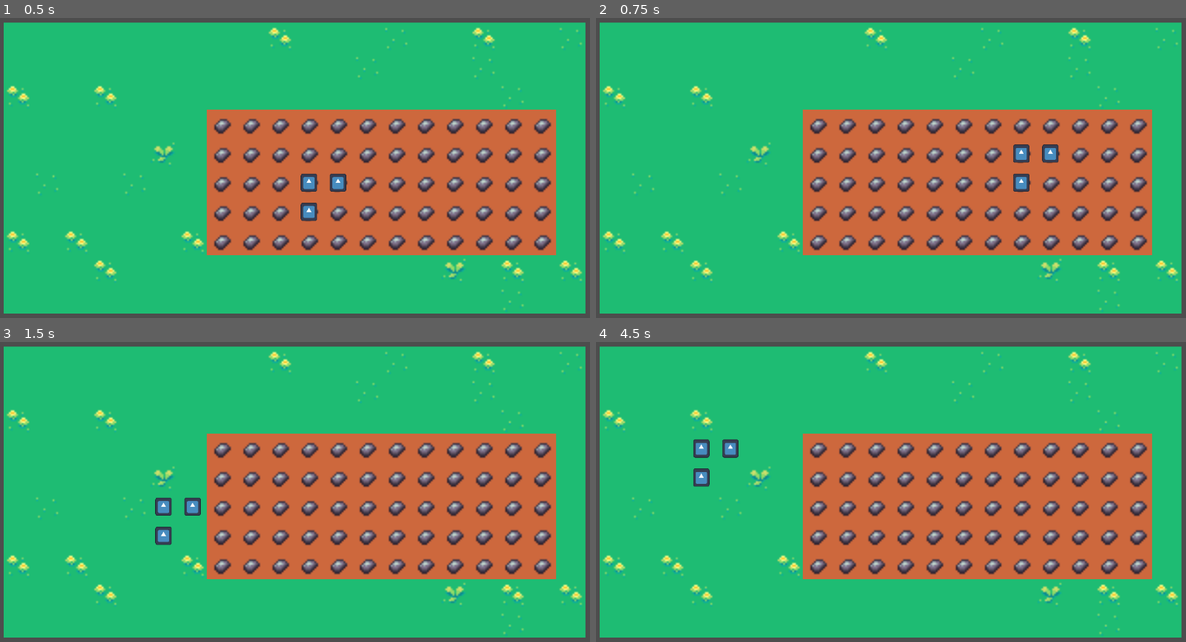
Above: before the commit, frames 1-4 (two rows, left to right).
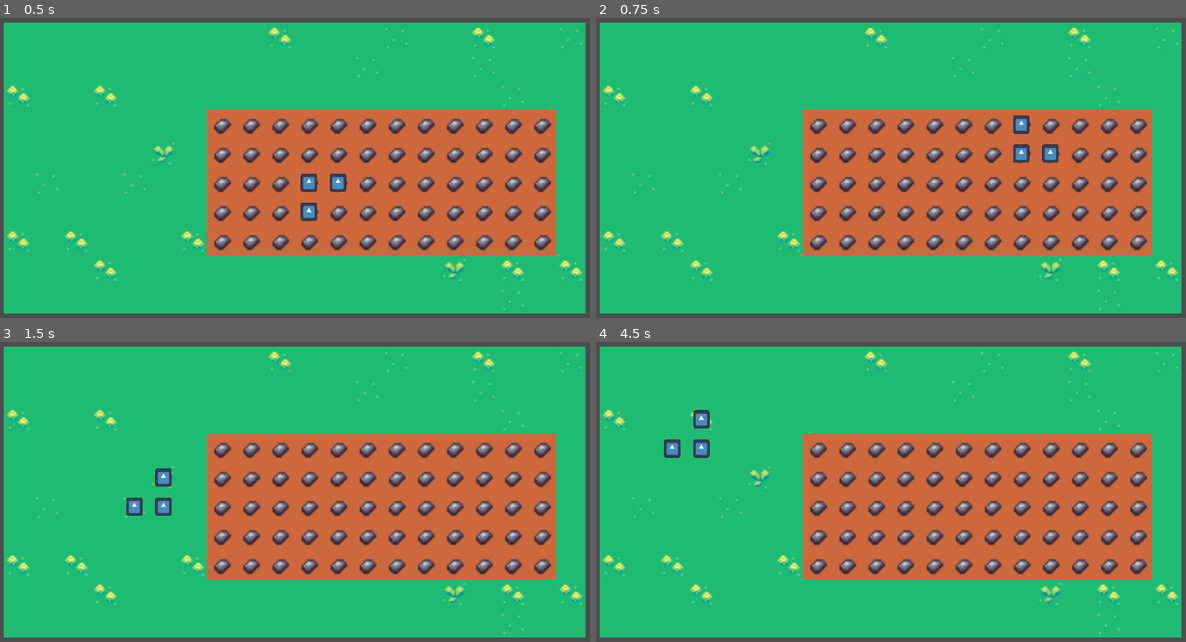
Above: after the commit, the same moments.

Repository: voodoozulu/Laki
Game: Godot game, scene res://scenes/farm.tscn
The game is run twice, just before and just after one commit, with the same random seed, the same clock (stepped at 60 frames per second) and the same inputs. The engine's default icon, where the game draws it, is replaced by a stand-in: a white triangle on a blue panel in a dark square.
Inputs (mouse positions are in pixels of both pictures, inside the frame that each line leads up to):
- Up to frame 1 (0.5 s): no input
- Up to frame 2 (0.75 s): tap Enter at 0.5 s; move the mouse to (1020, 159) at 0.52 s; tap E (action1, bound only after the commit) at 0.6 s
- Up to frame 3 (1.5 s): tap Space at 1.25 s; move the mouse to (177, 516) at 1.27 s; tap E (action1, bound only after the commit) at 1.35 s
- Up to frame 4 (4.5 s): tap Enter at 2, 3.5 s; move the mouse to (950, 426) at 2.02 s; tap E (action1, bound only after the commit) every 0.75 s from 2.1 to 4.35 s; tap Space at 2.75, 4.25 s; move the mouse to (861, 567) at 2.77 s; move the mouse to (1068, 549) at 3.52 s; move the mouse to (714, 450) at 4.27 s

Frame 1 is identical in both runs. In frame 2, 0.3% of the frame differs, in the area x 70-74%, y 32-58%; in frame 3, 0.7%, in the area x 21-35%, y 42-68%; in frame 4, 0.7%.

Commit message:
testing commit

Diff:
--- a/project.godot
+++ b/project.godot
@@ -14,3 +14,58 @@
 run/main_scene="res://scenes/farm.tscn"
 config/features=PackedStringArray("4.1", "Forward Plus")
 config/icon="res://icon.svg"
+
+[input]
+
+ui_left={
+"deadzone": 0.5,
+"events": [Object(InputEventKey,"resource_local_to_scene":false,"resource_name":"","device":0,"window_id":0,"alt_pressed":false,"shift_pressed":false,"ctrl_pressed":false,"meta_pressed":false,"pressed":false,"keycode":4194319,"physical_keycode":0,"key_label":0,"unicode":0,"echo":false,"script":null)
+, Object(InputEventJoypadButton,"resource_local_to_scene":false,"resource_name":"","device":0,"button_index":13,"pressure":0.0,"pressed":false,"script":null)
+, Object(InputEventJoypadMotion,"resource_local_to_scene":false,"resource_name":"","device":0,"axis":0,"axis_value":-1.0,"script":null)
+, Object(InputEventKey,"resource_local_to_scene":false,"resource_name":"","device":-1,"window_id":0,"alt_pressed":false,"shift_pressed":false,"ctrl_pressed":false,"meta_pressed":false,"pressed":false,"keycode":0,"physical_keycode":65,"key_label":0,"unicode":97,"echo":false,"script":null)
+]
+}
+ui_right={
+"deadzone": 0.5,
+"events": [Object(InputEventKey,"resource_local_to_scene":false,"resource_name":"","device":0,"window_id":0,"alt_pressed":false,"shift_pressed":false,"ctrl_pressed":false,"meta_pressed":false,"pressed":false,"keycode":4194321,"physical_keycode":0,"key_label":0,"unicode":0,"echo":false,"script":null)
+, Object(InputEventJoypadButton,"resource_local_to_scene":false,"resource_name":"","device":0,"button_index":14,"pressure":0.0,"pressed":false,"script":null)
+, Object(InputEventJoypadMotion,"resource_local_to_scene":false,"resource_name":"","device":0,"axis":0,"axis_value":1.0,"script":null)
+, Object(InputEventKey,"resource_local_to_scene":false,"resource_name":"","device":-1,"window_id":0,"alt_pressed":false,"shift_pressed":false,"ctrl_pressed":false,"meta_pressed":false,"pressed":false,"keycode":0,"physical_keycode":68,"key_label":0,"unicode":100,"echo":false,"script":null)
+]
+}
+ui_up={
+"deadzone": 0.5,
+"events": [Object(InputEventKey,"resource_local_to_scene":false,"resource_name":"","device":0,"window_id":0,"alt_pressed":false,"shift_pressed":false,"ctrl_pressed":false,"meta_pressed":false,"pressed":false,"keycode":4194320,"physical_keycode":0,"key_label":0,"unicode":0,"echo":false,"script":null)
+, Object(InputEventJoypadButton,"resource_local_to_scene":false,"resource_name":"","device":0,"button_index":11,"pressure":0.0,"pressed":false,"script":null)
+, Object(InputEventJoypadMotion,"resource_local_to_scene":false,"resource_name":"","device":0,"axis":1,"axis_value":-1.0,"script":null)
+, Object(InputEventKey,"resource_local_to_scene":false,"resource_name":"","device":-1,"window_id":0,"alt_pressed":false,"shift_pressed":false,"ctrl_pressed":false,"meta_pressed":false,"pressed":false,"keycode":0,"physical_keycode":87,"key_label":0,"unicode":119,"echo":false,"script":null)
+]
+}
+ui_down={
+"deadzone": 0.5,
+"events": [Object(InputEventKey,"resource_local_to_scene":false,"resource_name":"","device":0,"window_id":0,"alt_pressed":false,"shift_pressed":false,"ctrl_pressed":false,"meta_pressed":false,"pressed":false,"keycode":4194322,"physical_keycode":0,"key_label":0,"unicode":0,"echo":false,"script":null)
+, Object(InputEventJoypadButton,"resource_local_to_scene":false,"resource_name":"","device":0,"button_index":12,"pressure":0.0,"pressed":false,"script":null)
+, Object(InputEventJoypadMotion,"resource_local_to_scene":false,"resource_name":"","device":0,"axis":1,"axis_value":1.0,"script":null)
+, Object(InputEventKey,"resource_local_to_scene":false,"resource_name":"","device":-1,"window_id":0,"alt_pressed":false,"shift_pressed":false,"ctrl_pressed":false,"meta_pressed":false,"pressed":false,"keycode":0,"physical_keycode":83,"key_label":0,"unicode":115,"echo":false,"script":null)
+]
+}
+action1={
+"deadzone": 0.5,
+"events": [Object(InputEventKey,"resource_local_to_scene":false,"resource_name":"","device":-1,"window_id":0,"alt_pressed":false,"shift_pressed":false,"ctrl_pressed":false,"meta_pressed":false,"pressed":false,"keycode":0,"physical_keycode":69,"key_label":0,"unicode":101,"echo":false,"script":null)
+]
+}
+action2={
+"deadzone": 0.5,
+"events": [Object(InputEventKey,"resource_local_to_scene":false,"resource_name":"","device":-1,"window_id":0,"alt_pressed":false,"shift_pressed":false,"ctrl_pressed":false,"meta_pressed":false,"pressed":false,"keycode":0,"physical_keycode":81,"key_label":0,"unicode":113,"echo":false,"script":null)
+]
+}
+action3={
+"deadzone": 0.5,
+"events": [Object(InputEventKey,"resource_local_to_scene":false,"resource_name":"","device":-1,"window_id":0,"alt_pressed":false,"shift_pressed":false,"ctrl_pressed":false,"meta_pressed":false,"pressed":false,"keycode":0,"physical_keycode":82,"key_label":0,"unicode":114,"echo":false,"script":null)
+]
+}
+action4={
+"deadzone": 0.5,
+"events": [Object(InputEventKey,"resource_local_to_scene":false,"resource_name":"","device":-1,"window_id":0,"alt_pressed":false,"shift_pressed":false,"ctrl_pressed":false,"meta_pressed":false,"pressed":false,"keycode":0,"physical_keycode":70,"key_label":0,"unicode":102,"echo":false,"script":null)
+]
+}
--- a/scenes/farm.tscn
+++ b/scenes/farm.tscn
@@ -377,13 +377,13 @@
 
 [node name="Node2D" type="Node2D"]
 
-[node name="sprayer" type="Node2D" parent="." node_paths=PackedStringArray("tilemap")]
+[node name="tile_cursor" type="Node2D" parent="." node_paths=PackedStringArray("tilemap")]
 z_index = 1
 position = Vector2(56, 56)
 script = ExtResource("1_qjsae")
 tilemap = NodePath("../TileMap")
 
-[node name="tile_selector_container" parent="sprayer" instance=ExtResource("2_xp3ox")]
+[node name="tile_selector_container" parent="tile_cursor" instance=ExtResource("2_xp3ox")]
 
 [node name="TileMap" type="TileMap" parent="."]
 tile_set = SubResource("TileSet_muyrf")
--- a/scenes/objects/farm/watering/tile_selector_container.tscn
+++ b/scenes/objects/farm/watering/tile_selector_container.tscn
@@ -1,8 +1,10 @@
-[gd_scene load_steps=2 format=3 uid="uid://dk8610cvchh0"]
+[gd_scene load_steps=3 format=3 uid="uid://dk8610cvchh0"]
 
 [ext_resource type="PackedScene" uid="uid://dv2uyu1fpmfiy" path="res://scenes/objects/farm/watering/tile_selector.tscn" id="1_2hgss"]
+[ext_resource type="Script" path="res://scripts/farm/watering/tile_selector_container.gd" id="1_rgvuy"]
 
 [node name="tile_selector_container" type="Node2D"]
+script = ExtResource("1_rgvuy")
 
 [node name="tile_selector" parent="." instance=ExtResource("1_2hgss")]
 
--- a/scripts/farm/watering/tile_selector.gd
+++ b/scripts/farm/watering/tile_selector.gd
@@ -1,5 +1,5 @@
 extends Node2D
-
+class_name TileSelector
 
 # Called when the node enters the scene tree for the first time.
 func _ready():
--- /dev/null
+++ b/scripts/farm/watering/tile_selector_container.gd
@@ -0,0 +1,21 @@
+extends Node2D
+
+
+# Called when the node enters the scene tree for the first time.
+func _ready():
+	pass # Replace with function body.
+
+
+# Called every frame. 'delta' is the elapsed time since the previous frame.
+func _process(delta):
+	if Input.is_action_just_pressed("action1"):
+		rotate_tile_children(PI/2)
+
+
+func rotate_tile_children(angle):
+	var m = Transform2D()
+	m = m.rotated(-PI/2)
+	for child in get_children():
+		print("child position: {pos}".format({"pos":child.position}))
+		child.position = m * child.position
+		print("child position after transform: {pos}".format({"pos":child.position}))
